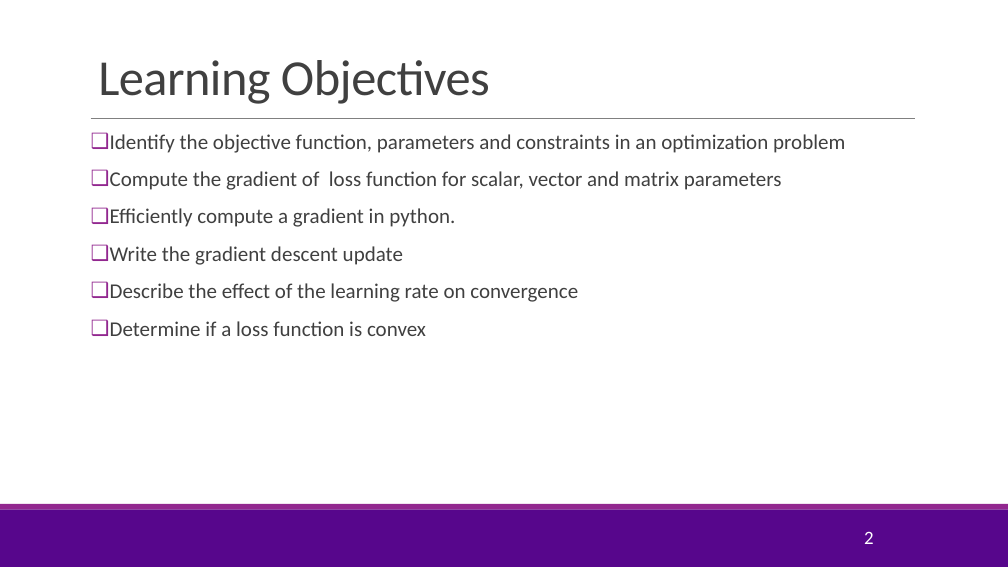
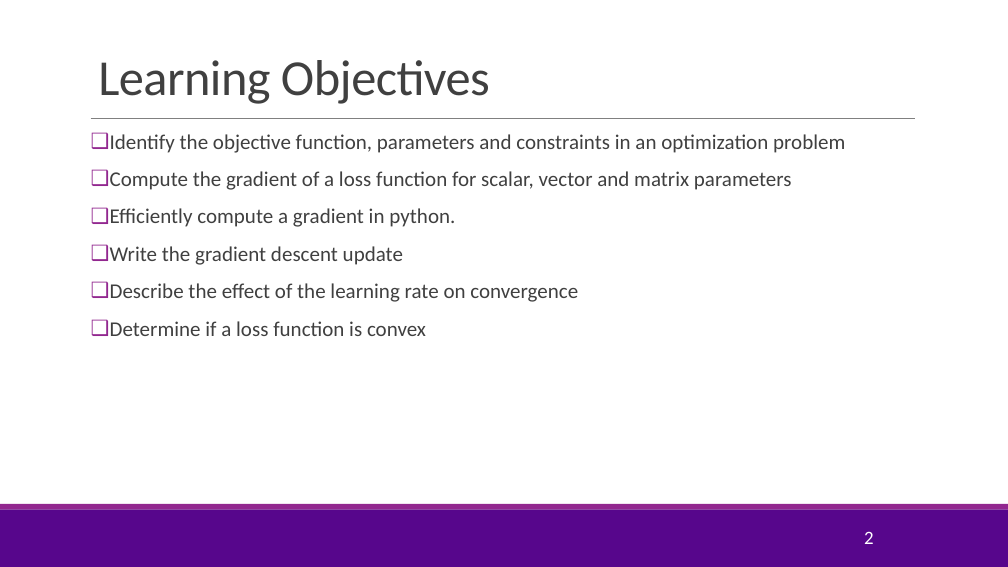
Before and after one commit to joshzzl/introml, a slide deck: slide 2 of lectures/Lect07_Optim.pptx. Drawn at 1008x567 pixels with LibreOffice and Linux fonts; fonts in the diff are those of the drawing; background and template pictures are left out. Boxes give left, top, right and bottom in pixels: in the first picture for what was removed or moved away, otherwise in the second. Text is boxed around its words. In the diff, an @@ line names an element or a change of style, - is before the commit and + after.

```diff
--- a/lectures/Lect07_Optim.pptx
+++ b/lectures/Lect07_Optim.pptx
@@ text at bbox=[110, 171, 792, 190]: text changed @@
-❑ Compute the gradient of loss function for scalar, vector and matrix parameters
+❑ Compute the gradient of a loss function for scalar, vector and matrix parameters
```
Also in this commit, not shown: 4 other slides changed, 2 slides added, 1 other file.
